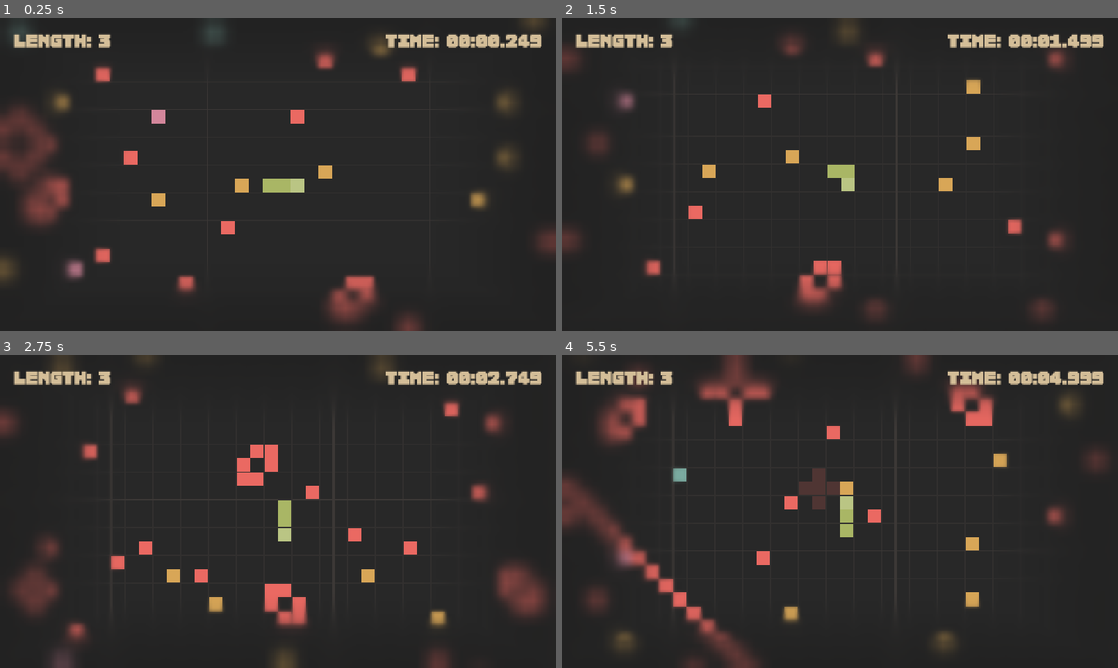
Above: before the commit, frames 1-4 (two rows, left to right).
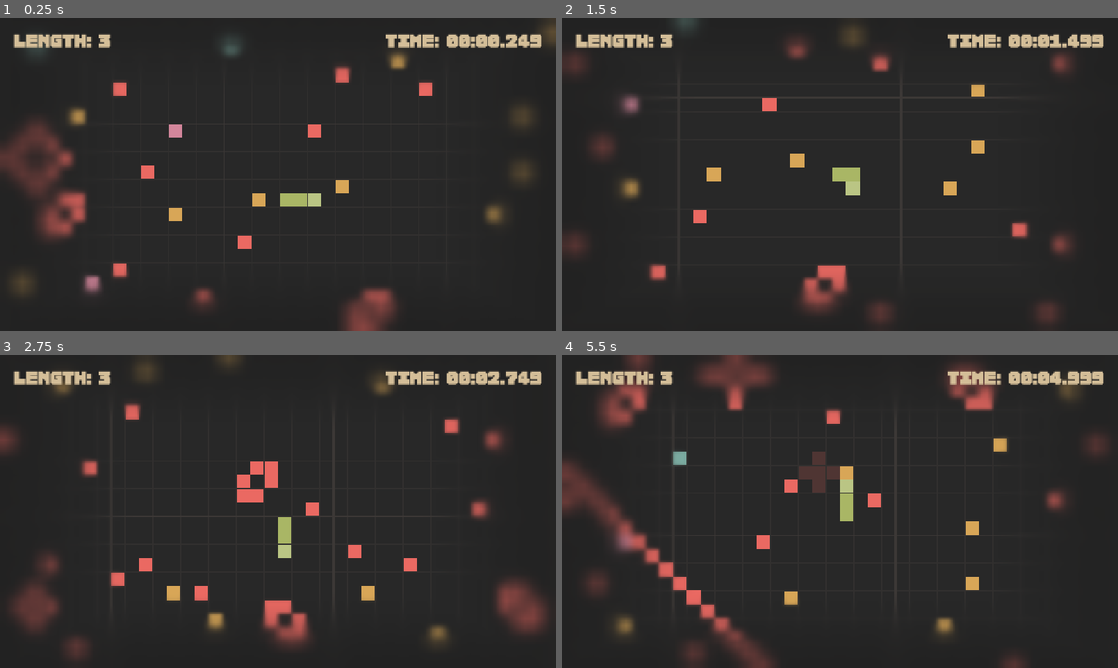
Above: after the commit, the same moments.

Repository: Shh37/Serbent
Game: Godot game, scene res://scenes/Main.tscn
The game is run twice, just before and just after one commit, with the same random seed, the same clock (stepped at 60 frames per second) and the same inputs.
Inputs:
- Up to frame 1 (0.25 s): no input
- Up to frame 2 (1.5 s): tap Enter at 0.5 s; hold Right (ui_right) 0.53-1.28 s; hold Enter 0.53-1.28 s; tap Space at 0.77 s; hold Down (ui_down) from 1.28 s (still down); tap Keypad Enter at 1.35 s
- Up to frame 3 (2.75 s): tap Space at 1.52 s; release Down (ui_down) at 2.03 s; hold Right (ui_right) from 2.03 s (still down); hold Enter from 2.03 s (still down)
- Up to frame 4 (5.5 s): release Right (ui_right) at 2.78 s; release Enter at 2.78 s; hold Up (ui_up) 2.78-3.53 s; tap Keypad Enter at 2.85, 4.35 s; tap Space at 3.02, 3.77, 4.52 s; hold Enter 3.53-4.28 s; hold Left (ui_left) 3.53-5.03 s; hold Down (ui_down) from 5.03 s (still down); hold Enter from 5.03 s (still down)

The runs differ from the first frame. In frame 1, 11% of the frame differs, in the area x 0-100%, y 0-100%; in frame 2, 3.2%; in frame 3, 10%; in frame 4, 12%, in the area x 0-98%, y 0-100%.

Commit message:
refactor: カメラの追従をより滑らかに

Diff:
--- a/scenes/Main.tscn
+++ b/scenes/Main.tscn
@@ -18,4 +18,4 @@
 
 [node name="Camera2D" type="Camera2D" parent="Snake"]
 position_smoothing_enabled = true
-position_smoothing_speed = 10.0
+position_smoothing_speed = 5.0
